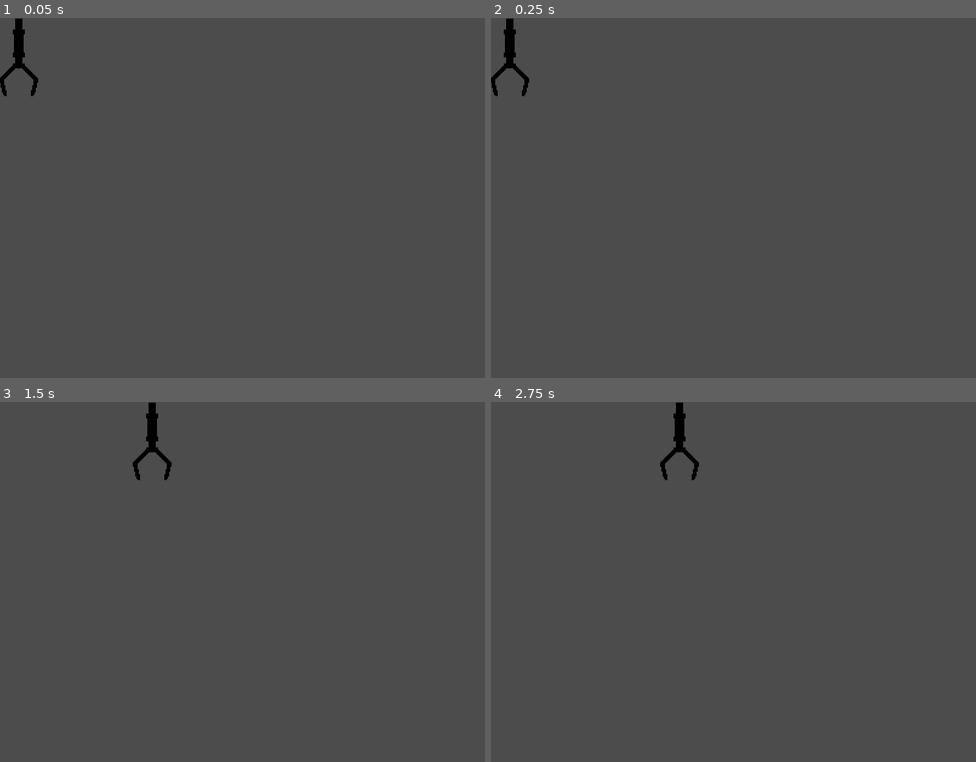
Above: before the commit, frames 1-4 (two rows, left to right).
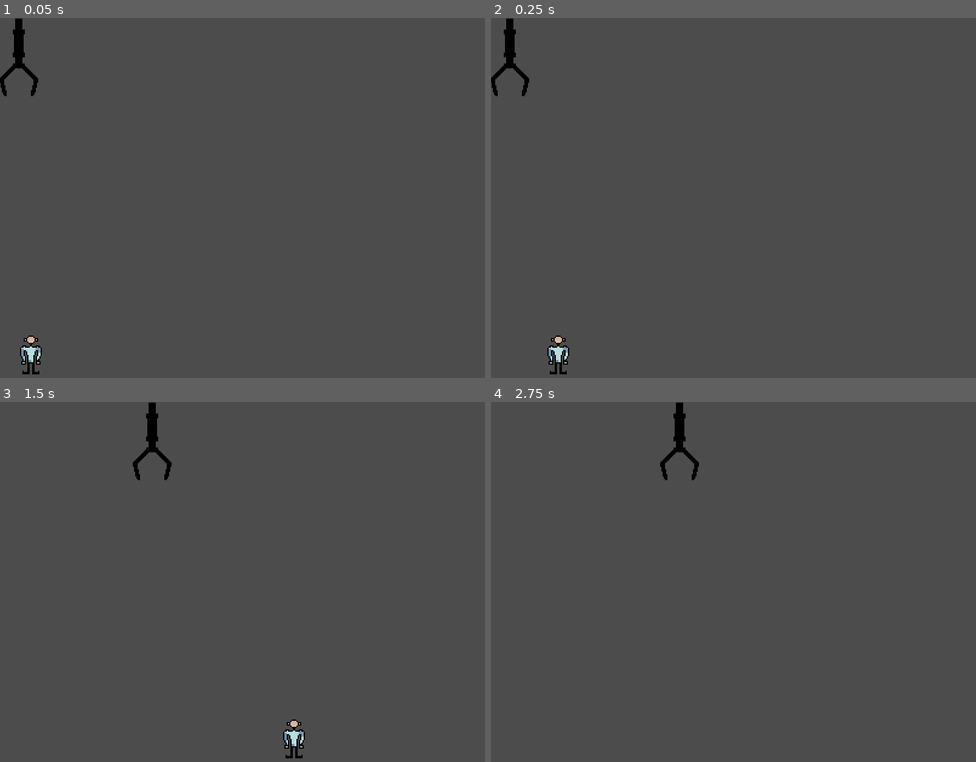
Above: after the commit, the same moments.

Repository: Domogo/gameShow
Game: Godot game, scene res://scenes/Main.tscn
Two runs of this game, one before a commit and one after it. Both use one fixed random seed, a clock stepped at 60 frames per second and the inputs below.
Inputs:
- Up to frame 1 (0.05 s): no input
- Up to frame 2 (0.25 s): no input
- Up to frame 3 (1.5 s): hold Right (ui_right) 0.53-1.28 s; hold Left (ui_left) from 1.28 s (still down)
- Up to frame 4 (2.75 s): release Left (ui_left) at 2.03 s; hold Right (ui_right) from 2.03 s (still down)

The runs differ from the first frame. In frame 1, 0.3% of the frame differs, in the area x 4-9%, y 88-99%; in frame 2, 0.3%; in frame 3, 0.3%; in frame 4, nothing differs.

Commit message:
man cant hit a wall

Diff:
--- a/scenes/Main.tscn
+++ b/scenes/Main.tscn
@@ -1,8 +1,21 @@
-[gd_scene load_steps=2 format=2]
+[gd_scene load_steps=4 format=2]
 
 [ext_resource path="res://scenes/Claw.tscn" type="PackedScene" id=1]
+[ext_resource path="res://scenes/Man.tscn" type="PackedScene" id=2]
+[ext_resource path="res://scenes/Wall.tscn" type="PackedScene" id=3]
 
 [node name="Main" type="Node2D"]
 
 [node name="Claw" parent="." instance=ExtResource( 1 )]
 position = Vector2( 30.7621, 64.665 )
+
+[node name="WallLeft" parent="." instance=ExtResource( 3 )]
+position = Vector2( 0, 400 )
+
+[node name="WallRight" parent="." instance=ExtResource( 3 )]
+position = Vector2( 800, 400 )
+
+[node name="Man" parent="." instance=ExtResource( 2 )]
+position = Vector2( 31.0819, 556.104 )
+[connection signal="body_entered" from="WallLeft" to="Man" method="_on_WallLeft_body_entered"]
+[connection signal="body_entered" from="WallRight" to="Man" method="_on_WallRight_body_entered"]
--- /dev/null
+++ b/scenes/Man.tscn
@@ -0,0 +1,18 @@
+[gd_scene load_steps=4 format=2]
+
+[ext_resource path="res://assets/man.png" type="Texture" id=1]
+[ext_resource path="res://scripts/manMovement.gd" type="Script" id=2]
+
+[sub_resource type="RectangleShape2D" id=1]
+extents = Vector2( 18, 32 )
+
+[node name="Man" type="RigidBody2D"]
+gravity_scale = 0.0
+script = ExtResource( 2 )
+
+[node name="Sprite" type="Sprite" parent="."]
+scale = Vector2( 2, 2 )
+texture = ExtResource( 1 )
+
+[node name="CollisionShape2D" type="CollisionShape2D" parent="."]
+shape = SubResource( 1 )
--- /dev/null
+++ b/scenes/Wall.tscn
@@ -0,0 +1,10 @@
+[gd_scene load_steps=2 format=2]
+
+[sub_resource type="RectangleShape2D" id=1]
+extents = Vector2( 10, 671.823 )
+
+[node name="Wall" type="Area2D"]
+gravity = 0.0
+
+[node name="CollisionShape2D" type="CollisionShape2D" parent="."]
+shape = SubResource( 1 )
--- /dev/null
+++ b/scripts/manMovement.gd
@@ -0,0 +1,22 @@
+extends RigidBody2D
+
+func move(delta):
+
+	linear_velocity = Vector2(300, 0)
+
+	position += linear_velocity * delta
+
+func _physics_process(delta):
+	move(delta)
+
+func toggleDirection():
+	linear_velocity.x = -linear_velocity.x
+
+func _on_WallLeft_body_entered(body):
+	print(body)
+	toggleDirection()
+
+
+func _on_WallRight_body_entered(body):
+	print(body)
+	toggleDirection()
Binary file added: assets/man.png
Not shown, added: assets/man.png.import
Not shown, added: assets/gimp/man.xcf
